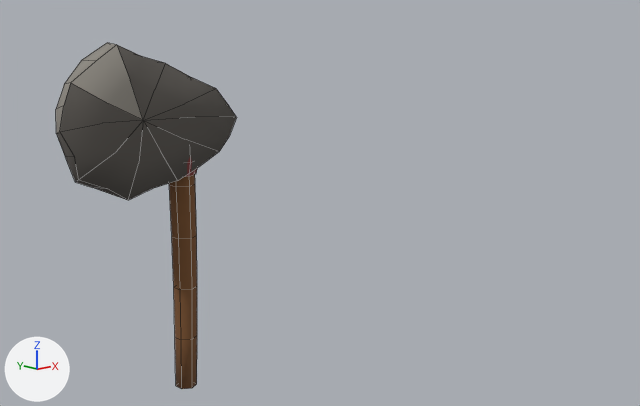
Before and after pictures for a commit that changed the Blender file art-src/weapon-pack/weapon_set_src.blend.
Camera for both pictures: a camera (50 mm lens) standing at (-1.55, -2.29, 1.17) and looking at (0.8, 0.21, 0.47). Lighting does not change. The marker at lower left points along +X, +Y and +Z. The older version comes first. Mesh edges are drawn as thin lines.

Objects in the first picture: 'wpn_axe_01'.
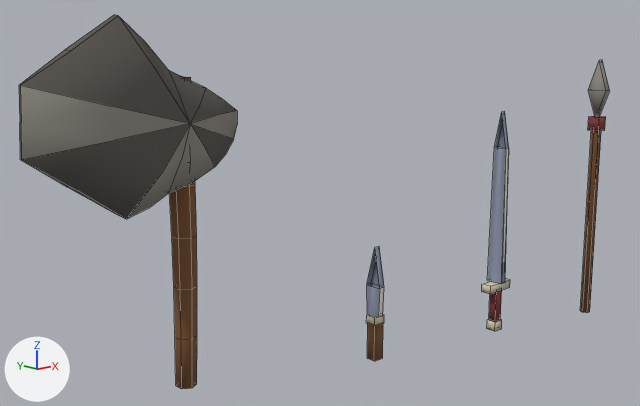
Where the newer file only moved an object's origin or applied its transform, the numbers keep the older frame.

Changed parts and their boxes [x1, y1, x2, y2] in the pictures (640 x 406 px; the box of a moved part takes in the faces that stretch with it):
```json
{"object": "wpn_axe_01", "change": "reshaped", "before": [56, 43, 237, 389], "after": [19, 15, 237, 389], "on screen": "20% wider, 8% taller"}
{"object": "wpn_sword_01", "change": "added", "after": [482, 111, 510, 331]}
{"object": "wpn_spear_01", "change": "added", "after": [580, 60, 610, 313]}
{"object": "wpn_knife_01", "change": "added", "after": [366, 246, 384, 361]}
{"part": 1, "of": "me_wpn_axe_01_007", "change": "moved or reshaped", "before": [56, 43, 237, 200], "after": [19, 15, 237, 219]}
```

Edits to the scene script, one JSON object a line:
```json
{"block": "me_wpn_axe_01_007", "where": "# used by ob_wpn_axe_01; location = (0.0, 0.0, 0.45)"}
{"op": "remove", "block": "me_wpn_axe_01_007", "code": "me_wpn_axe_01_007.from_pydata(...)  # 128 vertices, 96 faces; spans x -0.399..0.18, y -0.088..0.083, z -0.45..0.657"}
{"op": "add", "block": "me_wpn_axe_01_007", "code": "me_wpn_axe_01_007.from_pydata(...)  # 128 vertices, 96 faces; spans x -0.51..0.186, y -0.075..0.079, z -0.45..0.736"}
{"block": "me_wpn_axe_01_007", "change": "me_wpn_axe_01_007 part 1: 62 of 128 vertices moved; they spanned x -0.399..0.18, y -0.088..0.083, z 0.201..0.657 and now span x -0.51..0.186, y -0.075..0.079, z 0.144..0.736; mean shift (0.049, 0.001, -0.008); largest move (-0.058, -0.03, 0.596) -> (-0.213, -0.03, 0.144)"}
{"op": "add", "block": "me_wpn_spear_01_001", "code": ["me_wpn_spear_01_001 = bpy.data.meshes.new('wpn_spear_01.001')", "me_wpn_spear_01_001.from_pydata(...)  # 28 vertices, 21 faces; spans x -0.03..0.03, y -0.05..0.05, z -0.32..0.98", "me_wpn_spear_01_001.polygons.foreach_set('use_smooth', [True] * 21)", "me_wpn_spear_01_001.materials.append(mat_weaponpalette)  # picture img_weapon_palette"]}
{"op": "add", "block": "me_wpn_sword_01_001", "code": ["me_wpn_sword_01_001 = bpy.data.meshes.new('wpn_sword_01.001')", "me_wpn_sword_01_001.from_pydata(...)  # 36 vertices, 26 faces; spans x -0.075..0.075, y -0.04..0.04, z -0.222..0.78", "me_wpn_sword_01_001.polygons.foreach_set('use_smooth', [True] * 26)", "me_wpn_sword_01_001.materials.append(mat_weaponpalette)  # picture img_weapon_palette"]}
{"op": "add", "block": "me_wpn_knife_01_002", "code": ["me_wpn_knife_01_002 = bpy.data.meshes.new('wpn_knife_01.002')", "me_wpn_knife_01_002.from_pydata(...)  # 26 vertices, 19 faces; spans x -0.028..0.028, y -0.034..0.038, z -0.15..0.31", "me_wpn_knife_01_002.polygons.foreach_set('use_smooth', [True] * 19)", "me_wpn_knife_01_002.materials.append(mat_weaponpalette)  # picture img_weapon_palette"]}
{"op": "add", "block": "ob_wpn_spear_01", "code": ["ob_wpn_spear_01 = bpy.data.objects.new('wpn_spear_01', me_wpn_spear_01_001)", "ob_wpn_spear_01.location = (2.5, 0.0, 0.0)"]}
{"op": "add", "block": "ob_wpn_sword_01", "code": ["ob_wpn_sword_01 = bpy.data.objects.new('wpn_sword_01', me_wpn_sword_01_001)", "ob_wpn_sword_01.location = (1.7, 0.0, 0.0)"]}
{"op": "add", "block": "ob_wpn_knife_01", "code": ["ob_wpn_knife_01 = bpy.data.objects.new('wpn_knife_01', me_wpn_knife_01_002)", "ob_wpn_knife_01.location = (0.9, 0.0, 0.0)"]}
```
